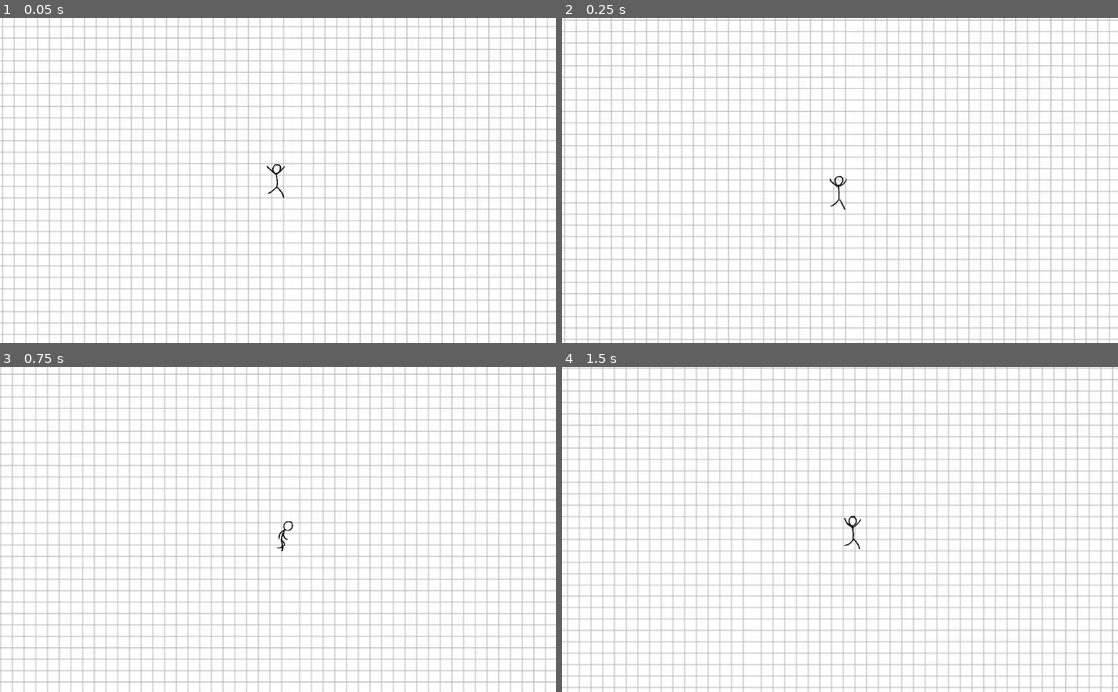
Above: before the commit, frames 1-4 (two rows, left to right).
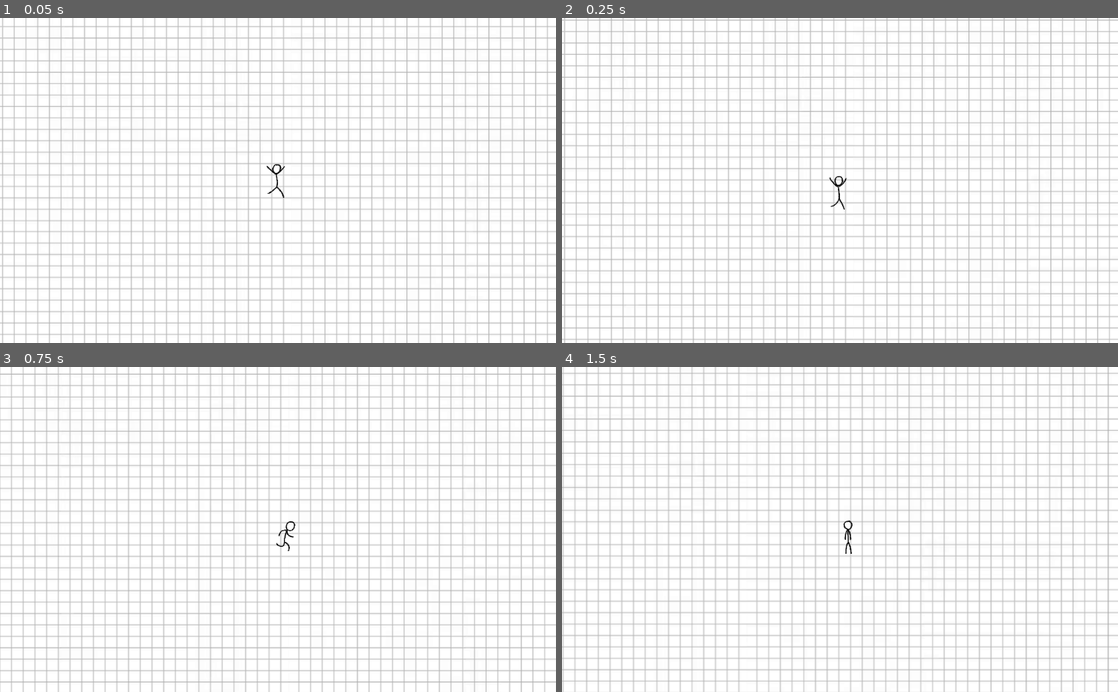
Above: after the commit, the same moments.

Repository: DominickRobinson/Supreme-Hen-Donkey
Game: Godot game, scene res://DemoScene.tscn
Same seed, same stepped clock (60 frames per second), same inputs: the game is played once before the commit and once after it.
Inputs:
- Up to frame 1 (0.05 s): no input
- Up to frame 2 (0.25 s): no input
- Up to frame 3 (0.75 s): hold D (right) from 0.53 s (still down)
- Up to frame 4 (1.5 s): keep holding D (right); tap Space (jump) at 0.77 s

Frame 1 is identical in both runs. In frame 2, less than 0.1% of the frame differs, in the area x 48-52%, y 48-59%; in frame 3, 11%; in frame 4, 32%, in the area x 0-100%, y 0-100%.

Commit message:
hope works

Diff:
--- /dev/null
+++ b/Supreme-Hen-Donkey/Main menu.gd
@@ -0,0 +1,36 @@
+extends Control
+
+
+# Declare member variables here. Examples:
+# var a = 2
+# var b = "text"
+
+
+# Called when the node enters the scene tree for the first time.
+func _ready():
+	pass # Replace with function body.
+
+
+# Called every frame. 'delta' is the elapsed time since the previous frame.
+#func _process(delta):
+#	pass
+
+
+func _on_Multiplayer_pressed():
+	get_tree().change_scene("res://DemoScene.tscn")
+
+
+func _on_Single_Player_pressed():
+	pass # Replace with function body.
+
+
+func _on_Level_Editor_pressed():
+	pass # Replace with function body.
+
+
+func _on_Character_Customization_pressed():
+	pass # Replace with function body.
+
+
+func _on_Settings_pressed():
+	pass # Replace with function body.
--- /dev/null
+++ b/Supreme-Hen-Donkey/Main menu.tscn
@@ -0,0 +1,81 @@
+[gd_scene load_steps=2 format=2]
+
+[ext_resource path="res://Main menu.gd" type="Script" id=1]
+
+[node name="Main menu" type="Control"]
+anchor_right = 1.0
+anchor_bottom = 1.0
+margin_left = -6.0
+margin_right = -6.0
+script = ExtResource( 1 )
+__meta__ = {
+"_edit_use_anchors_": false
+}
+
+[node name="VBoxContainer" type="VBoxContainer" parent="."]
+anchor_left = 0.54
+anchor_top = 0.524
+anchor_right = 0.54
+anchor_bottom = 0.524
+margin_left = -189.96
+margin_top = -98.4
+margin_right = -21.96
+margin_bottom = 17.6
+rect_scale = Vector2( 2.40224, 2.97447 )
+__meta__ = {
+"_edit_use_anchors_": false
+}
+
+[node name="Multiplayer" type="Button" parent="VBoxContainer"]
+margin_right = 168.0
+margin_bottom = 20.0
+text = "Multiplayer"
+
+[node name="Single Player" type="Button" parent="VBoxContainer"]
+margin_top = 24.0
+margin_right = 168.0
+margin_bottom = 44.0
+text = "Single Player"
+
+[node name="Level Editor" type="Button" parent="VBoxContainer"]
+margin_top = 48.0
+margin_right = 168.0
+margin_bottom = 68.0
+text = "Level Editor"
+__meta__ = {
+"_edit_use_anchors_": false
+}
+
+[node name="Character Customization" type="Button" parent="VBoxContainer"]
+margin_top = 72.0
+margin_right = 168.0
+margin_bottom = 92.0
+text = "Character Customization"
+
+[node name="Settings" type="Button" parent="VBoxContainer"]
+margin_top = 96.0
+margin_right = 168.0
+margin_bottom = 116.0
+text = "Settings"
+
+[node name="Title" type="Label" parent="."]
+anchor_left = 0.558
+anchor_top = 0.166
+anchor_right = 0.558
+anchor_bottom = 0.166
+margin_left = -309.392
+margin_top = -65.6
+margin_right = -170.392
+margin_bottom = -51.6
+rect_scale = Vector2( 4.44491, 9.38443 )
+text = "Supreme Hen Donkey"
+align = 1
+__meta__ = {
+"_edit_use_anchors_": false
+}
+
+[connection signal="pressed" from="VBoxContainer/Multiplayer" to="." method="_on_Multiplayer_pressed"]
+[connection signal="pressed" from="VBoxContainer/Single Player" to="." method="_on_Single_Player_pressed"]
+[connection signal="pressed" from="VBoxContainer/Level Editor" to="." method="_on_Level_Editor_pressed"]
+[connection signal="pressed" from="VBoxContainer/Character Customization" to="." method="_on_Character_Customization_pressed"]
+[connection signal="pressed" from="VBoxContainer/Settings" to="." method="_on_Settings_pressed"]
--- a/Supreme-Hen-Donkey/Player.gd
+++ b/Supreme-Hen-Donkey/Player.gd
@@ -2,12 +2,12 @@
 class_name Player
 
 # The `export` keyword tells Godot to show this variable in the Inspector
-export var HORIZONTAL_MAX_SPEED := 500.0
-export var FLOOR_ACCELERATION := 30.0
+export var HORIZONTAL_MAX_SPEED := 800.0
+export var FLOOR_ACCELERATION := 35.0
 export var AIR_ACCELERATION := 20.0
 export var JUMP_SPEED := 600.0
 export var WALL_JUMP_VERTICAL_SPEED := 600.0
-export var WALL_JUMP_HORIZONTAL_SPEED := 600.0
+export var WALL_JUMP_HORIZONTAL_SPEED := 500.0
 
 # The `onready` keyword tells Godot to only bind this variable once the scene is fully loaded
 # The `$` operator gets the node of that name relative to this node
@@ -54,16 +54,21 @@
 	if is_on_floor():
 
 		if x != 0:
+			$AnimatedSprite.speed_scale = 0.3 + 1.5 * abs(linear_velocity.x) / HORIZONTAL_MAX_SPEED
 			$AnimatedSprite.animation = "Running"
 		else:
+			$AnimatedSprite.speed_scale = 1;
 			$AnimatedSprite.animation = "Idle"
 
 	else:
+
+		$AnimatedSprite.speed_scale = 1.5 * abs(linear_velocity.y) / 200
 
 		if linear_velocity.y <= 0:
 			$AnimatedSprite.animation = "Jumping"
 		elif linear_velocity.y > 0:
 			$AnimatedSprite.animation = "Falling"
+
 
 	if x > 0:
 		$AnimatedSprite.flip_h = false
--- a/Supreme-Hen-Donkey/Player.tscn
+++ b/Supreme-Hen-Donkey/Player.tscn
@@ -140,5 +140,5 @@
 scale = Vector2( 0.125, 0.125 )
 frames = SubResource( 7 )
 animation = "Jumping"
-frame = 5
+frame = 1
 playing = true
--- a/Supreme-Hen-Donkey/project.godot
+++ b/Supreme-Hen-Donkey/project.godot
@@ -24,6 +24,14 @@
 run/main_scene="res://DemoScene.tscn"
 config/icon="res://icon.png"
 
+[autoload]
+
+Globals="*res://Scripts/Globals.gd"
+
+[gdnative]
+
+singletons=[  ]
+
 [input]
 
 left={
@@ -48,6 +56,11 @@
 "events": [ Object(InputEventKey,"resource_local_to_scene":false,"resource_name":"","device":0,"alt":false,"shift":false,"control":false,"meta":false,"command":false,"pressed":false,"scancode":0,"physical_scancode":69,"unicode":0,"echo":false,"script":null)
  ]
 }
+click={
+"deadzone": 0.5,
+"events": [ Object(InputEventMouseButton,"resource_local_to_scene":false,"resource_name":"","device":0,"alt":false,"shift":false,"control":false,"meta":false,"command":false,"button_mask":0,"position":Vector2( 0, 0 ),"global_position":Vector2( 0, 0 ),"factor":1.0,"button_index":1,"pressed":false,"doubleclick":false,"script":null)
+ ]
+}
 
 [layer_names]
 
Binary file added: Supreme-Hen-Donkey/GCS - SHD/enemies/chicken.png
Not shown, added: Supreme-Hen-Donkey/GCS - SHD/enemies/chicken.png.import
Binary file added: Supreme-Hen-Donkey/GCS - SHD/enemies/donkey.png
Not shown, added: Supreme-Hen-Donkey/GCS - SHD/enemies/donkey.png.import
Binary file added: Supreme-Hen-Donkey/GCS - SHD/enemies/red circle.png
Not shown, added: Supreme-Hen-Donkey/GCS - SHD/enemies/red circle.png.import
